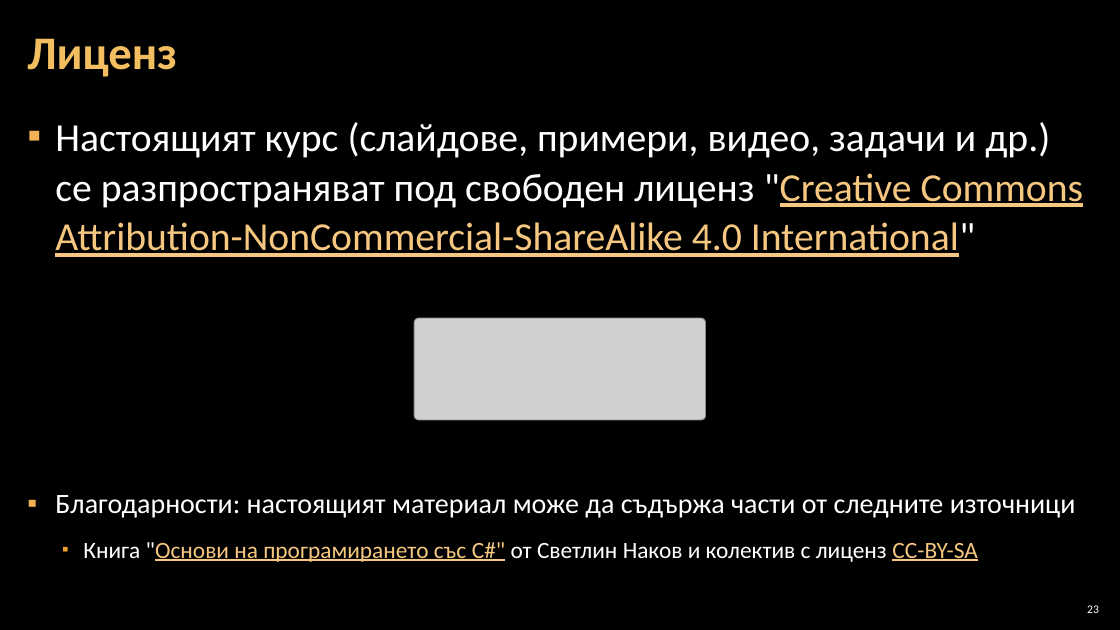
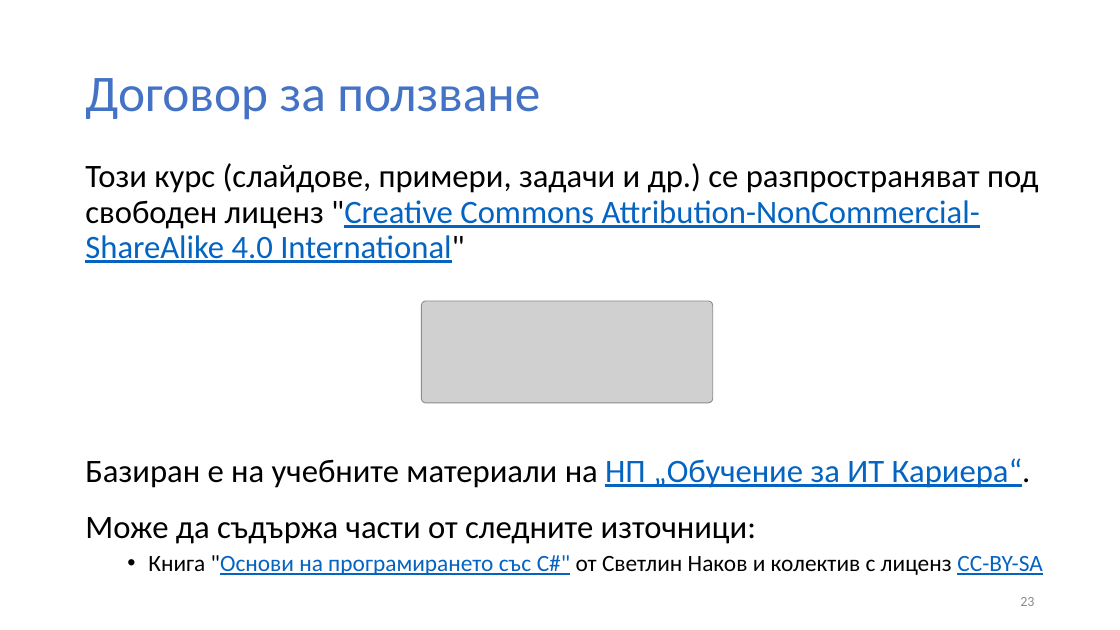
Before and after one commit to BG-IT-Edu/Free-Content, a slide deck: slide 23 of dmanolov/Информатика 11 клас, ПП (C#)/М0.Въведение в програмирането/06.Методи/06.1.Деклариране-и-извикване-на-методи.pptx. Drawn at 1120x630 pixels with LibreOffice and Linux fonts; fonts in the diff are those of the drawing; grey boxes stand for pictures; background and template pictures are left out. Boxes give left, top, right and bottom in pixels: in the first picture for what was removed or moved away, otherwise in the second. Text is boxed around its words. In the diff, an @@ line names an element or a change of style, - is before the commit and + after.

Commit message:
добавени материалите за методи

```diff
--- a/dmanolov/Информатика 11 клас, ПП (C#)/М0.Въведение в програмирането/06.Методи/06.1.Деклариране-и-извикване-на-методи.pptx
+++ b/dmanolov/Информатика 11 клас, ПП (C#)/М0.Въведение в програмирането/06.Методи/06.1.Деклариране-и-извикване-на-методи.pptx
@@ background picture (left out) to #FFFFFF @@
@@ title removed at (27,38,177,77) @@
-Лиценз
@@ title added at (85,78,540,120), 44 pt, text #4472C4 @@
+Договор за ползване
@@ text "Този курс (слайдове, примери, задачи ...": place and size @@
-text "Този курс (слайдове, примери, задачи ..." at (55,122,1084,562)
+text "Този курс (слайдове, примери, задачи ..." at (85,163,1042,575)
@@ text at (85,163,1039,544): text changed; size 34 to 28 pt; text colour #FFFFFF to #000000 @@
-▪ Настоящият курс (слайдове, примери, видео, задачи и др.) се разпространяват под свободен лиценз "Creative Commons Attribution-NonCommercial-ShareAlike 4.0 International"
-▪ Благодарности: настоящият материал може да съдържа части от следните източници
+Този курс (слайдове, примери, задачи и др.) се разпространяват под свободен лиценз "Creative Commons Attribution-NonCommercial-ShareAlike 4.0 International"
+Базиран е на учебните материали на НП „Обучение за ИТ Кариера“.
+Може да съдържа части от следните източници:
@@ picture: place and size @@
-picture at (414,318,706,420)
+picture at (422,301,713,402)
@@ text at (148,555,1042,575): text colour #FFFFFF to #000000 in "Книга "Основи от Светлин Наков и колектив ..."; text colour #F6C781 to #0563C1 in ""Основи на програмирането със C#" CC-BY-SA"; bullet ▪ to •; line spacing 1.05 to 0.9; less space between paragraphs @@
@@ page number: place and size @@
-page number at (1087,605,1099,613)
+page number at (1020,597,1034,606)
@@ page number at (1020,597,1034,606): size 10 to 12 pt, text colour #FFFFFF to #8C8C8C @@
```
Also in this commit, not shown: 22 other slides changed, 6 other files.
